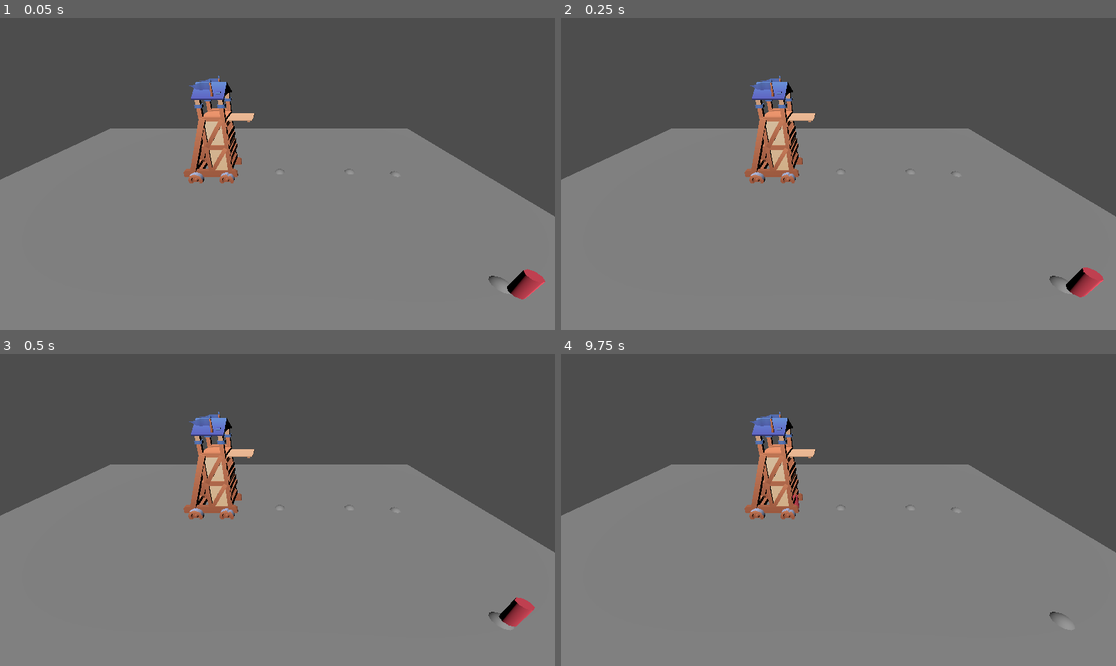
Above: before the commit, frames 1-4 (two rows, left to right).
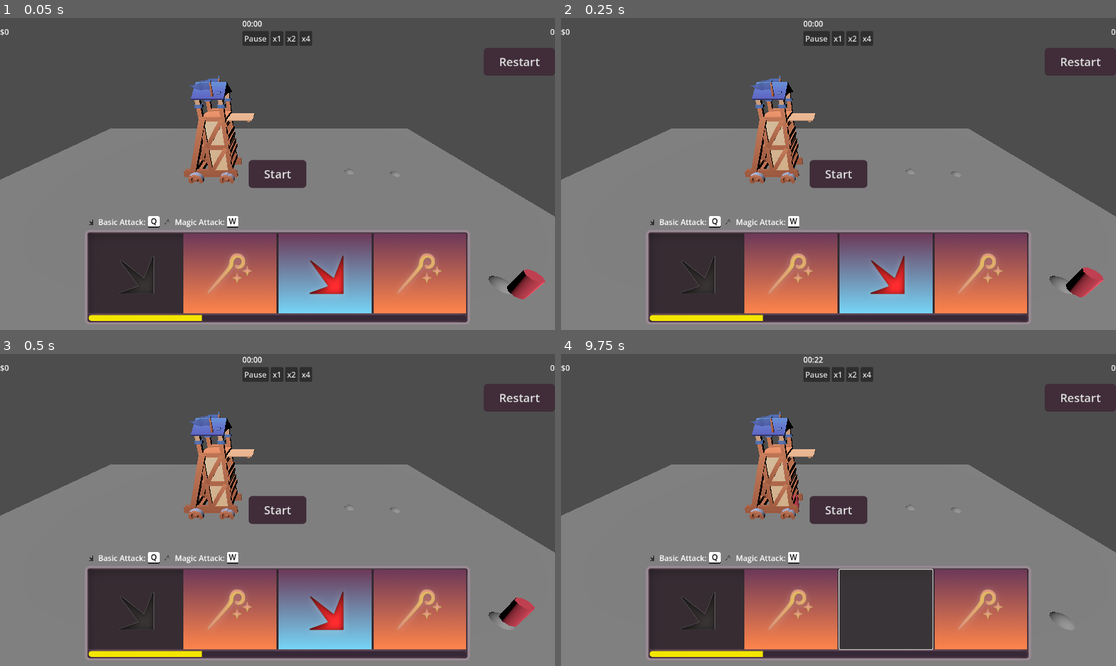
Above: after the commit, the same moments.

Repository: Kyn21kx/GMTK-2025
Game: Godot game, scene res://main.tscn
Two runs of this game, one before a commit and one after it. Both use one fixed random seed, a clock stepped at 60 frames per second and the inputs below.
Inputs (mouse positions are in pixels of both pictures, inside the frame that each line leads up to):
- Up to frame 1 (0.05 s): no input
- Up to frame 2 (0.25 s): no input
- Up to frame 3 (0.5 s): no input
- Up to frame 4 (9.75 s): click (694, 609) at 0.52 s; click (816, 375) at 1.25 s, where only the run after the commit has a clickable "Pause"; click (832, 375) at 2 s, where only the run after the commit has a clickable "x1"; click (849, 375) at 2.75 s, where only the run after the commit has a clickable "x2"; click (866, 375) at 3.5 s, where only the run after the commit has a clickable "x4"; click (1082, 397) at 4.25 s, where only the run after the commit has a clickable "Restart"; click (838, 510) at 5 s, where only the run after the commit has a clickable "Start"; click (838, 510) at 5.75 s, where only the run after the commit has a clickable "Start"; click (816, 375) at 6.5 s, where only the run after the commit has a clickable "Play"; click (1082, 397) at 7.25 s, where only the run after the commit has a clickable "Restart"; click (1082, 397) at 8 s, where only the run after the commit has a clickable "Restart"; click (788, 609) at 8.77 s; click (888, 609) at 9.52 s

The runs differ from the first frame. In frame 1, 23% of the frame differs, in the area x 0-100%, y 0-98%; in frame 2, 23%; in frame 3, 23%; in frame 4, 23%.

Commit message:
time manager, player boilerplate, hud for score, time and money

Diff:
--- a/main.tscn
+++ b/main.tscn
@@ -6,6 +6,7 @@
 [ext_resource type="Material" uid="uid://d4ik1bnmnhg5v" path="res://models/kenney_castle-kit/Models/Materials/TestEnemy.tres" id="4_1bvp3"]
 [ext_resource type="Script" uid="uid://dun8xsv61o271" path="res://scripts/path_follow.gd" id="4_7mycd"]
 [ext_resource type="Script" uid="uid://bnih7bnqa04rc" path="res://scripts/damageable.gd" id="5_lquwl"]
+[ext_resource type="PackedScene" uid="uid://gvld7w0mgelx" path="res://ui/HUD.tscn" id="7_272bh"]
 
 [sub_resource type="CylinderShape3D" id="CylinderShape3D_lquwl"]
 height = 0.4
@@ -68,3 +69,7 @@
 
 [node name="CollisionShape3D" type="CollisionShape3D" parent="Enemy"]
 shape = SubResource("CylinderShape3D_lquwl")
+
+[node name="CanvasLayer" type="CanvasLayer" parent="."]
+
+[node name="Hud" parent="CanvasLayer" instance=ExtResource("7_272bh")]
--- a/project.godot
+++ b/project.godot
@@ -14,3 +14,9 @@
 run/main_scene="uid://dkrek85drmrcm"
 config/features=PackedStringArray("4.4", "Forward Plus")
 config/icon="res://icon.svg"
+
+[autoload]
+
+SignalBus="*res://scripts/signal_bus.gd"
+TimeManager="*res://scripts/time_manager.gd"
+Player="*res://scripts/player.gd"
--- /dev/null
+++ b/scripts/player.gd
@@ -0,0 +1,14 @@
+extends Node
+
+var _money := 0.0
+var _score := 0.0
+
+
+func add_money(delta: float) -> void:
+	_money += delta
+	SignalBus.money_changed.emit(_money)
+
+
+func add_score(delta: float) -> void:
+	_score += delta
+	SignalBus.score_changed.emit(delta)
--- /dev/null
+++ b/scripts/signal_bus.gd
@@ -0,0 +1,4 @@
+extends Node
+
+signal money_changed(next: float)
+signal score_changed(next: float)
--- /dev/null
+++ b/scripts/time_manager.gd
@@ -0,0 +1,44 @@
+## anything playtime related should listen to this class
+extends Node
+
+signal played()
+signal paused()
+## I added a speed change since it's a common feature in TD games, if it's not needed (being a rithm game?) just remove it from the hud - Camus
+signal speed_changed(new_speed: float)
+
+var _current_time := 0.0
+var _speed := 1.0
+var _playing := true
+
+
+func _ready() -> void:
+	set_process(true)
+
+
+func toggle():
+	if _playing:
+		pause()
+	else:
+		play()
+
+
+func play() -> void:
+	_playing = true
+	set_process(true)
+	played.emit()
+
+
+func pause() -> void:
+	_playing = false
+	set_process(false)
+	paused.emit()
+
+
+func change_speed(new_speed: float) -> void:
+	_speed = new_speed
+	set_process(true)
+	speed_changed.emit(new_speed)
+
+
+func _process(delta: float) -> void:
+	_current_time += delta * _speed
--- /dev/null
+++ b/scripts/ui/money.gd
@@ -0,0 +1,40 @@
+extends Label
+
+@export var base_color: Color
+@export var increasing_color: Color
+@export var decreasing_color: Color
+@export var value_animation_time := 3
+@export var color_animation_time := .5
+
+var current := 0.0
+var target := 0.0
+var target_color := base_color
+
+
+func _ready() -> void:
+	SignalBus.money_changed.connect(_on_money_changed)
+	set("theme_override_colors/font_color", base_color)
+	set_process(false)
+
+
+func _on_money_changed(next: float):
+	target = next
+	if target > current:
+		target_color = increasing_color
+	else:
+		target_color = decreasing_color
+
+	if is_equal_approx(target, current):
+		text = "$%d" % current
+		set("theme_override_colors/font_color", base_color)
+		set_process(false)
+	else:
+		set_process(true)
+
+func _process(delta: float) -> void:
+	current = lerp(current, target, delta / value_animation_time)
+	text = "$%d" % current
+	var current_color: Color = get("theme_override_colors/font_color")
+	set("theme_override_colors/font_color", current_color.lerp(target_color, delta / color_animation_time))
+
+	set_process(not is_equal_approx(target, current))
--- /dev/null
+++ b/scripts/ui/score.gd
@@ -0,0 +1,28 @@
+extends Label
+
+@export var value_animation_time := 1
+
+var current := 0.0
+var target := 0.0
+
+
+func _ready() -> void:
+	SignalBus.score_changed.connect(_on_score_changed)
+	set_process(false)
+
+
+func _on_score_changed(next: float):
+	target = next
+
+	if is_equal_approx(target, current):
+		text = "%d" % current
+		set_process(false)
+	else:
+		set_process(true)
+
+
+func _process(delta: float) -> void:
+	current = lerp(current, target, delta / value_animation_time)
+	text = "%d" % current
+
+	set_process(not is_equal_approx(target, current))
--- /dev/null
+++ b/scripts/ui/time.gd
@@ -0,0 +1,26 @@
+extends Label
+
+
+func _ready() -> void:
+	TimeManager.played.connect(_on_played)
+	TimeManager.paused.connect(_on_paused)
+	TimeManager.speed_changed.connect(_on_speed_changed)
+
+
+func _on_played() -> void:
+	set_process(true)
+
+
+func _on_paused() -> void:
+	set_process(false)
+
+
+func _on_speed_changed(new_speed: float) -> void:
+	set_process(true)
+
+
+func _process(_delta: float) -> void:
+	var time := TimeManager._current_time
+	var minutes := int(time / 60)
+	var seconds := int(time - (minutes * 60))
+	text = "%02d:%02d" % [minutes, seconds]
--- a/ui/HUD.tscn
+++ b/ui/HUD.tscn
@@ -7,7 +7,10 @@
 [ext_resource type="Texture2D" uid="uid://d4i8fwq42g0ex" path="res://ui/ui_assets/atk_magic_active.png" id="4_tvtyy"]
 [ext_resource type="Texture2D" uid="uid://dmhwsyj4pc5jl" path="res://ui/ui_assets/atk_basic_active.png" id="5_li43i"]
 [ext_resource type="Texture2D" uid="uid://6f2mxp0q2mgk" path="res://ui/ui_assets/key_white.png" id="6_a33y5"]
+[ext_resource type="Script" uid="uid://b33262wmwayxf" path="res://scripts/ui/money.gd" id="6_li43i"]
+[ext_resource type="Script" uid="uid://bc7226dsqqx0v" path="res://scripts/ui/score.gd" id="7_a33y5"]
 [ext_resource type="Theme" uid="uid://bx3y5o1h55d3l" path="res://ui/style/default_button.tres" id="8_37bek"]
+[ext_resource type="Script" uid="uid://bd4tqkkx1ufpr" path="res://scripts/ui/time.gd" id="10_37bek"]
 
 [sub_resource type="StyleBoxTexture" id="StyleBoxTexture_ug41v"]
 texture = ExtResource("3_3q2by")
@@ -48,7 +51,7 @@
 corner_radius_top_left = 8
 corner_radius_bottom_left = 8
 
-[node name="Hud" type="Control"]
+[node name="Hud" type="Control" node_paths=PackedStringArray("play_pause")]
 layout_mode = 3
 anchors_preset = 15
 anchor_right = 1.0
@@ -56,6 +59,7 @@
 grow_horizontal = 2
 grow_vertical = 2
 script = ExtResource("1_pom5v")
+play_pause = NodePath("VBoxContainer/HBoxContainer/VBoxContainer/HBoxContainer/PlayPause")
 atk_basic = SubResource("StyleBoxTexture_ug41v")
 atk_basic_active = SubResource("StyleBoxTexture_mpo0d")
 atk_magic = SubResource("StyleBoxTexture_tlkqj")
@@ -221,13 +225,65 @@
 theme = ExtResource("8_37bek")
 text = "Start"
 
-[node name="Restart_btn" type="Button" parent="."]
-layout_mode = 1
-anchors_preset = 1
-anchor_left = 1.0
+[node name="VBoxContainer" type="VBoxContainer" parent="."]
+layout_mode = 1
+anchors_preset = 10
 anchor_right = 1.0
-offset_left = -88.0
-offset_bottom = 50.0
-grow_horizontal = 0
+offset_bottom = 85.0
+grow_horizontal = 2
+
+[node name="HBoxContainer" type="HBoxContainer" parent="VBoxContainer"]
+layout_mode = 2
+
+[node name="Money" type="Label" parent="VBoxContainer/HBoxContainer"]
+layout_mode = 2
+size_flags_horizontal = 3
+text = "$0"
+script = ExtResource("6_li43i")
+base_color = Color(1, 1, 1, 1)
+increasing_color = Color(0, 1, 0, 1)
+decreasing_color = Color(1, 0, 0, 1)
+
+[node name="VBoxContainer" type="VBoxContainer" parent="VBoxContainer/HBoxContainer"]
+layout_mode = 2
+
+[node name="Time" type="Label" parent="VBoxContainer/HBoxContainer/VBoxContainer"]
+layout_mode = 2
+script = ExtResource("10_37bek")
+
+[node name="HBoxContainer" type="HBoxContainer" parent="VBoxContainer/HBoxContainer/VBoxContainer"]
+layout_mode = 2
+
+[node name="PlayPause" type="Button" parent="VBoxContainer/HBoxContainer/VBoxContainer/HBoxContainer"]
+layout_mode = 2
+text = "Pause"
+
+[node name="x1" type="Button" parent="VBoxContainer/HBoxContainer/VBoxContainer/HBoxContainer"]
+layout_mode = 2
+text = "x1"
+
+[node name="x2" type="Button" parent="VBoxContainer/HBoxContainer/VBoxContainer/HBoxContainer"]
+layout_mode = 2
+text = "x2"
+
+[node name="x3" type="Button" parent="VBoxContainer/HBoxContainer/VBoxContainer/HBoxContainer"]
+layout_mode = 2
+text = "x4"
+
+[node name="Score" type="Label" parent="VBoxContainer/HBoxContainer"]
+layout_mode = 2
+size_flags_horizontal = 3
+text = "0"
+horizontal_alignment = 2
+script = ExtResource("7_a33y5")
+
+[node name="Restart_btn" type="Button" parent="VBoxContainer"]
+layout_mode = 2
+size_flags_horizontal = 8
 theme = ExtResource("8_37bek")
 text = "Restart"
+
+[connection signal="pressed" from="VBoxContainer/HBoxContainer/VBoxContainer/HBoxContainer/PlayPause" to="." method="_on_play_pause_pressed"]
+[connection signal="pressed" from="VBoxContainer/HBoxContainer/VBoxContainer/HBoxContainer/x1" to="." method="_on_x_1_pressed"]
+[connection signal="pressed" from="VBoxContainer/HBoxContainer/VBoxContainer/HBoxContainer/x2" to="." method="_on_x_2_pressed"]
+[connection signal="pressed" from="VBoxContainer/HBoxContainer/VBoxContainer/HBoxContainer/x3" to="." method="_on_x_3_pressed"]
--- a/ui/hud.gd
+++ b/ui/hud.gd
@@ -1,6 +1,29 @@
 extends Control
+
+@export var play_pause: Button
 
 @export var atk_basic: StyleBoxTexture
 @export var atk_basic_active: StyleBoxTexture
 @export var atk_magic: StyleBoxTexture
 @export var atk_magic_active: StyleBoxTexture
+
+
+func _on_play_pause_pressed() -> void:
+	if TimeManager._playing:
+		TimeManager.pause()
+		play_pause.text = "Play"
+	else:
+		TimeManager.play()
+		play_pause.text = "Pause"
+
+
+func _on_x_1_pressed() -> void:
+	TimeManager.change_speed(1)
+
+
+func _on_x_2_pressed() -> void:
+	TimeManager.change_speed(2)
+
+
+func _on_x_3_pressed() -> void:
+	TimeManager.change_speed(3)
Not shown: 1 places in main.tscn that only renumber resources
Not shown, added: scripts/player.gd.uid
Not shown, added: scripts/signal_bus.gd.uid
Not shown, added: scripts/time_manager.gd.uid
Not shown, added: scripts/ui/money.gd.uid
Not shown, added: scripts/ui/score.gd.uid
Not shown, added: scripts/ui/time.gd.uid
Not shown: 1 places in ui/HUD.tscn that only renumber resources
